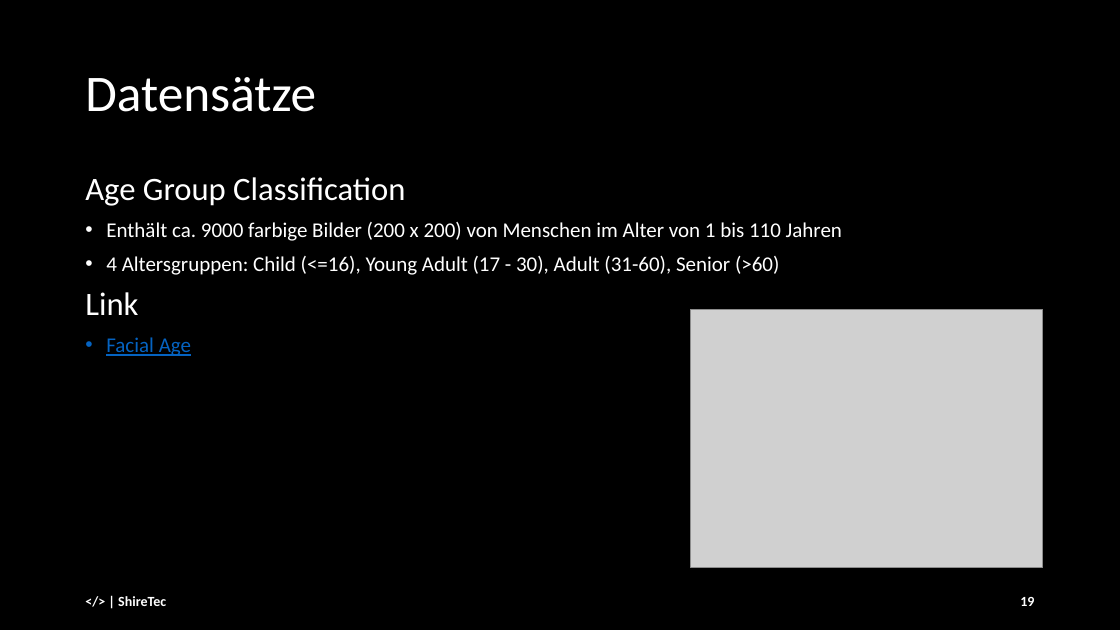
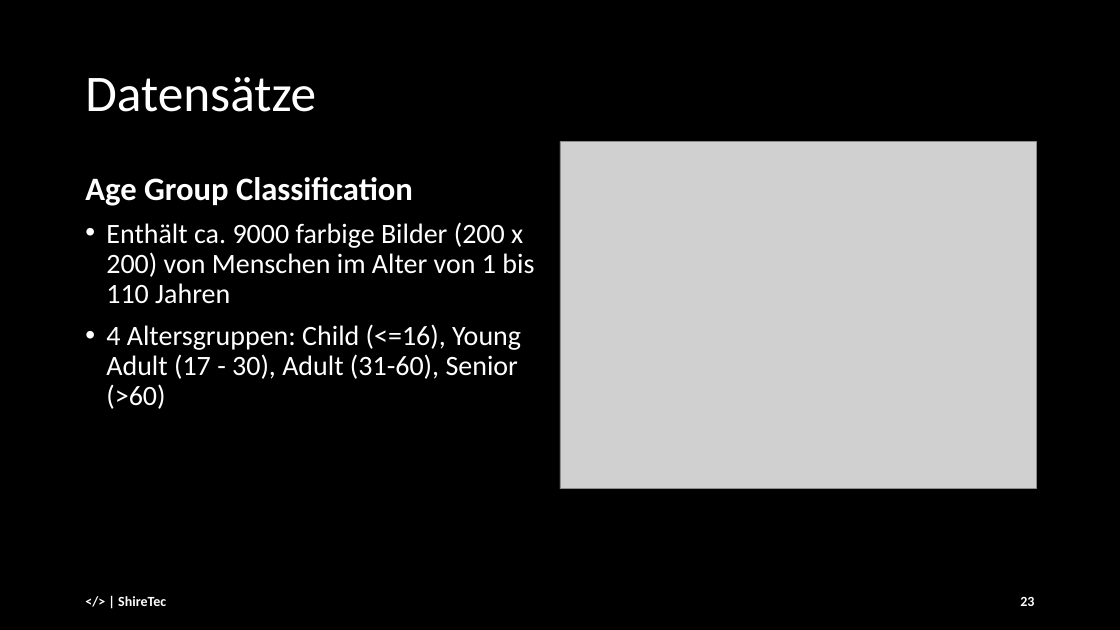
Before and after one commit to andre-anan-gilbert/Real-time-Facial-Age-and-Emotion-Recognition, a slide deck: slide 23 of docs/Final_Presentation_25_01_ [Autosaved].pptx (slide 19 before the commit). Drawn at 1120x630 pixels with LibreOffice and Linux fonts; fonts in the diff are those of the drawing; grey boxes stand for pictures. Boxes give left, top, right and bottom in pixels: in the first picture for what was removed or moved away, otherwise in the second. Text is boxed around its words. In the diff, an @@ line names an element or a change of style, - is before the commit and + after.

```diff
--- a/docs/Final_Presentation_25_01_ [Autosaved].pptx
+++ b/docs/Final_Presentation_25_01_ [Autosaved].pptx
@@ picture: place and size @@
-picture at box(690, 310, 1043, 568)
+picture at box(560, 141, 1037, 489)
@@ text "Age Group Classification" at box(85, 177, 534, 409): bold on in "Age Group Classification"; size 18 to 24 pt in "Enthält ca. 9000 farbige Bilder (200 x ...", "4 Altersgruppen: Child (<=16), Young Adult (17 ..." @@
@@ text at box(85, 292, 191, 356): paragraphs removed @@
-Link
-• Facial Age
@@ page number at box(1020, 597, 1034, 606): text changed @@
-19
+23
```
Also in this commit, not shown: 18 other slides changed, 7 slides added, 1 slide removed.
